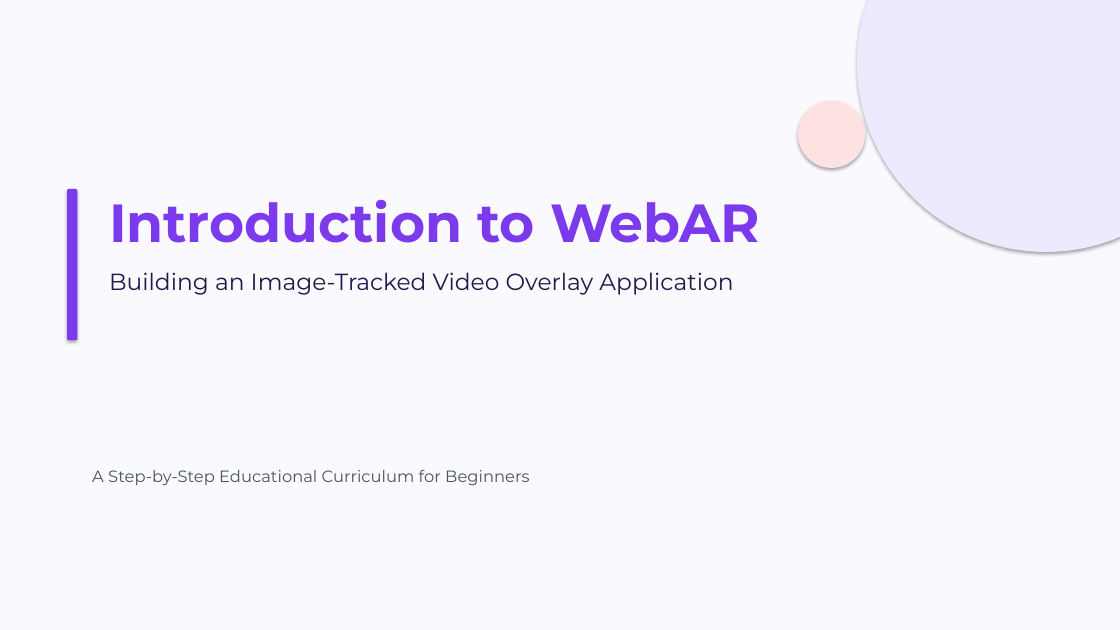
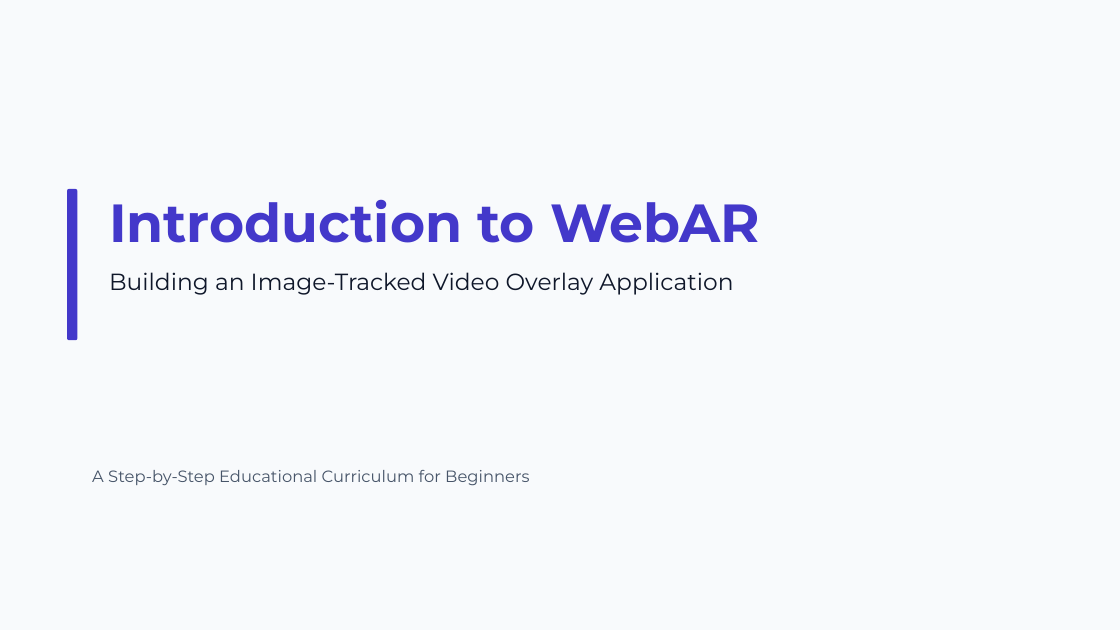
Before and after one commit to Travis-ugo/webar-video, a slide deck: slide 1 of slides.pptx. Drawn at 1120x630 pixels with LibreOffice and Linux fonts; fonts in the diff are those of the drawing. Boxes give left, top, right and bottom in pixels: in the first picture for what was removed or moved away, otherwise in the second. Text is boxed around its words. In the diff, an @@ line names an element or a change of style, - is before the commit and + after.

Commit message:
design: remove all shadows and unify color palette to slate and indigo

```diff
--- a/slides.pptx
+++ b/slides.pptx
@@ background #FAF9FE to #F8FAFC @@
@@ ellipse removed at (857,0,1120,252) @@
@@ ellipse removed at (798,101,865,168) @@
@@ rounded rectangle at (67,189,77,340): fill #7C3AED to #4338CA; shadow off @@
@@ text "Introduction to WebAR" at (109,199,760,295): text colour #7C3AED to #4338CA in "Introduction to WebAR"; text colour #1E1B4B to #0F172A in "Building an Image-Tracked Video Overlay Application" @@
```
Also in this commit, not shown: 10 other slides changed.
